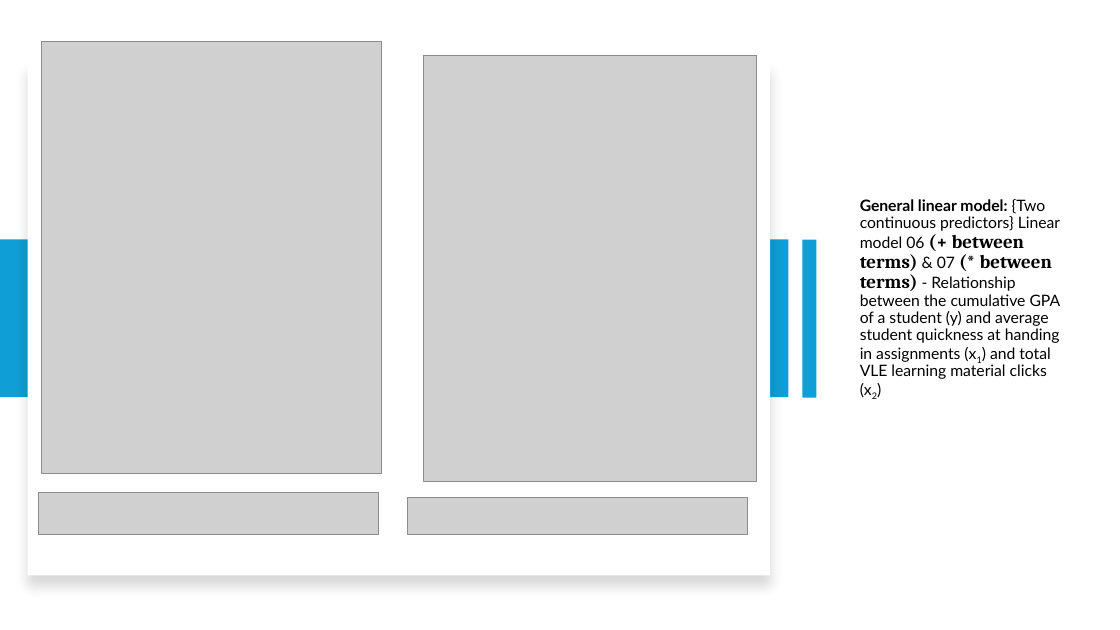
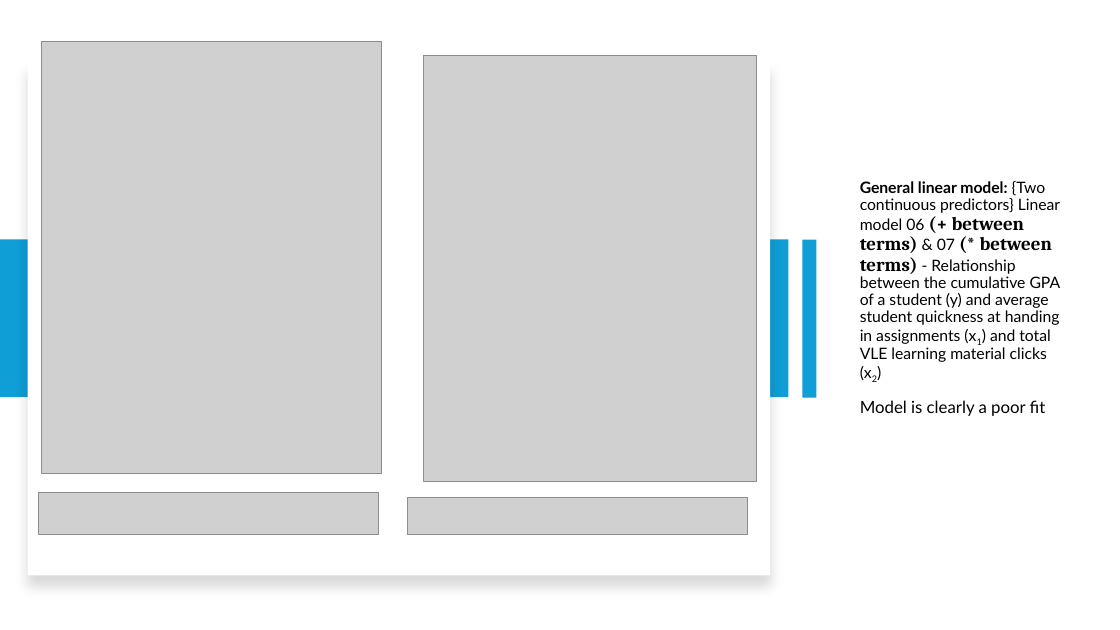
Before and after one commit to ProjectsKoryHasWorkedOn/2024_Grades_Dataset_R_Project, a slide deck: slide 32 of r_project_presentation.pptx (slide 31 before the commit). Drawn at 1120x630 pixels with LibreOffice and Linux fonts; fonts in the diff are those of the drawing; grey boxes stand for pictures. Boxes give left, top, right and bottom in pixels: in the first picture for what was removed or moved away, otherwise in the second. Text is boxed around its words. In the diff, an @@ line names an element or a change of style, - is before the commit and + after.

Commit message:
handing it in

```diff
--- a/r_project_presentation.pptx
+++ b/r_project_presentation.pptx
@@ title at (x1=860, y1=181, x2=1061, y2=416): text changed @@
-General linear model: {Two continuous predictors} Linear model 06 (+ between terms) & 07 (* between terms) - Relationship between the cumulative GPA of a student (y) and average student quickness at handing in assignments (x1) and total VLE learning material clicks (x2)
+General linear model: {Two continuous predictors} Linear model 06 (+ between terms) & 07 (* between terms) - Relationship between the cumulative GPA of a student (y) and average student quickness at handing in assignments (x1) and total VLE learning material clicks (x2)
+Model is clearly a poor fit
```
Also in this commit, not shown: 7 other slides changed, 1 slide added, 2 other files.
